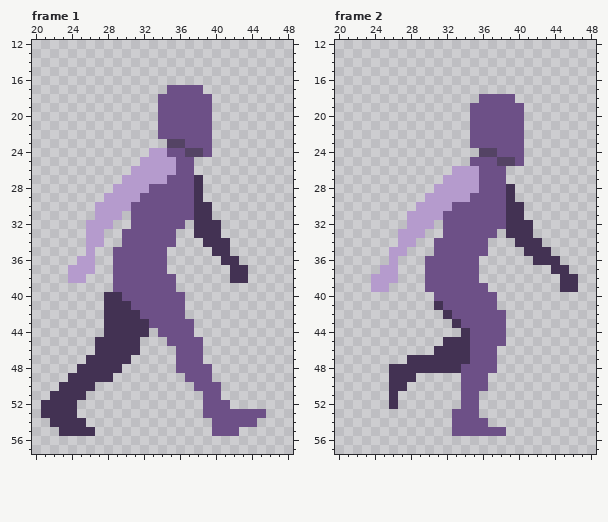
A pixel-art file gets an edit: sprites/characters/rin/walk.ase. The picture above was drawn from the file before the commit.
64x64 pixels, 6 frames. Shown: frame 1: x 20..48, y 12..57; frame 2: x 20..48, y 12..57. The commit also changed other frames, which this record leaves out.
The same view after the edit:
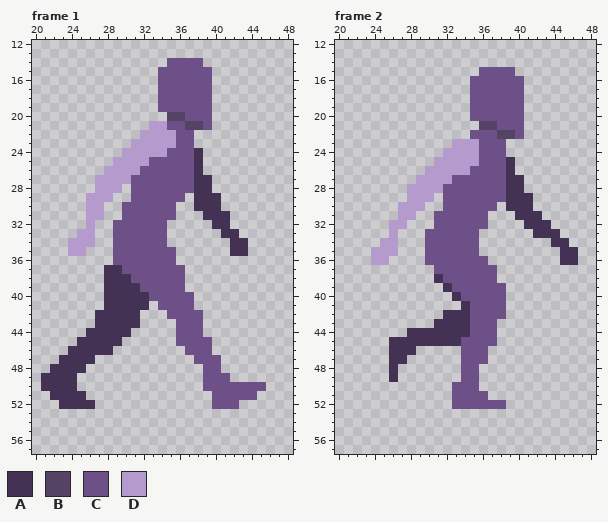
Palette (. is transparent): A #433253  B #544364  C #6d5087  D #b59bcd
Edits made:
Frame 1:
y 14: x 35..38 .... -> CCCC
y 15..16: x 34..39 ...... -> CCCCCC
y 17: x 34 . -> C; x 39 . -> C
y 20: x 34..36 CCC -> .BB
y 21: x 33..34 .C -> DD; x 37..38 CC -> BB
y 22: x 32..35 ..CC -> DDDD; x 38..39 CC -> ..
y 23: x 31..36 ....BB -> DDDDDC; x 38..39 CC -> ..
y 24: x 30..32 ... -> DDD; x 37..39 BBC -> CA.
y 25: x 29..31 ... -> DDD; x 33..35 DDD -> CCC; x 38 . -> A
y 26: x 28..30 ... -> DDD; x 32..35 DDDD -> CCCC; x 38 . -> A
y 27: x 27..29 ... -> DDD; x 31..34 DDDD -> CCCC; x 39 . -> A
y 28: x 27..28 .. -> DD; x 30..32 DDD -> .CC; x 39 . -> A
y 29: x 26..27 .. -> DD; x 29..31 DDD -> ..C; x 37 C -> .; x 39..40 .. -> AA
y 30: x 26 . -> D; x 28..30 DDD -> ..C; x 36..37 CC -> ..; x 40 . -> A
y 31: x 26 . -> D; x 28..30 DD. -> ..C; x 36..38 CCA -> ...; x 40..41 .. -> AA
y 32: x 27..30 DD.. -> ..CC; x 35..36 CC -> ..; x 38..39 AA -> ..; x 41 . -> A
y 33: x 25 . -> D; x 27 D -> .; x 29 . -> C; x 35 C -> .; x 38..42 AAA.. -> ...AA
y 34: x 24..25 .. -> DD; x 27 D -> .; x 29 . -> C; x 35 C -> .; x 39..43 AAA.. -> ...AA
y 35: x 24..26 ..D -> DD.; x 35 . -> C; x 40..43 AA.. -> ..AA
y 36: x 25..26 DD -> ..; x 35 . -> C; x 41..42 AA -> ..
y 37: x 24..26 DDD -> ...; x 28..29 .C -> AA; x 35..36 .. -> CC; x 42..43 AA -> ..
y 38: x 24..25 DD -> ..; x 28..30 .CC -> AAA; x 36 . -> C; x 42..43 AA -> ..
y 39: x 28..31 .CCC -> AAAA; x 36 . -> C
y 40: x 30..32 CCC -> AAA; x 37 . -> C
y 41: x 31..33 CCC -> AA.; x 37 . -> C
y 42: x 27 . -> A; x 32..34 CCC -> ...; x 37..38 .. -> CC
y 43: x 27 . -> A; x 32..35 ACCC -> ....; x 38 . -> C
y 44: x 26..27 .. -> AA; x 31..32 AA -> ..; x 34..35 CC -> ..; x 38 . -> C
y 45: x 25..26 .. -> AA; x 30..31 AA -> ..; x 35 C -> .; x 39 . -> C
y 46: x 24..26 ... -> AAA; x 29..31 AAA -> ...; x 36 C -> .; x 39 . -> C
y 47: x 23..25 ... -> AAA; x 27..30 AAAA -> ....; x 36..37 CC -> ..; x 39..40 .. -> CC
y 48: x 22..24 ... -> AAA; x 26..29 AAAA -> ....; x 36..38 CCC -> ...; x 40 . -> C
y 49: x 21..23 ... -> AAA; x 25..28 AAAA -> ....; x 37..38 CC -> ..; x 40..41 .. -> CC
y 50: x 21..22 .. -> AA; x 25..26 AA -> ..; x 38 C -> .; x 41..45 ..... -> CCCCC
y 51: x 39 C -> .; x 41..44 .... -> CCCC
y 52: x 21..22 AA -> ..; x 25..26 .. -> AA; x 39 C -> .; x 42 . -> C
y 53: x 21..24 AAAA -> ....; x 39..45 CCCCCCC -> .......
y 54: x 22..25 AAAA -> ....; x 40..44 CCCCC -> .....
y 55: x 23..26 AAAA -> ....; x 40..42 CCC -> ...
Frame 2:
y 15: x 36..39 .... -> CCCC
y 16..17: x 35..40 ...... -> CCCCCC
y 18: x 35 . -> C; x 40 . -> C
y 21: x 35..37 CCC -> .BB
y 22: x 38..39 CC -> BB
y 23: x 33..35 ..C -> DDD; x 39..40 CC -> ..
y 24: x 32..37 ....BB -> DDDDCC; x 39..40 CC -> ..
y 25: x 31..35 ....C -> DDDDD; x 38..40 BBC -> CA.
y 26: x 30..32 ... -> DDD; x 35 D -> C; x 39 . -> A
y 27: x 29..31 ... -> DDD; x 33..35 DDD -> CCC; x 39..40 .. -> AA
y 28: x 28..30 ... -> DDD; x 32..35 DDDD -> CCCC; x 40 . -> A
y 29: x 28..29 .. -> DD; x 31..34 DDDD -> .CCC; x 40..41 .. -> AA
y 30: x 27..28 .. -> DD; x 30..32 DDD -> ..C; x 38 C -> .; x 41 . -> A
y 31: x 27 . -> D; x 29..31 DDD -> ..C; x 37..39 CCA -> ...; x 41..42 .. -> AA
y 32: x 26..31 ..DDD. -> DD...C; x 37..40 CCAA -> ....; x 42..43 .. -> AA
y 33: x 26..31 .DDD.. -> D...CC; x 36..37 CC -> ..; x 39..44 AAA... -> ...AAA
y 34: x 25..28 ..DD -> DD..; x 30 . -> C; x 36 C -> .; x 40..42 AAA -> ...; x 44..45 .. -> AA
y 35: x 24..25 .. -> DD; x 27 D -> .; x 30 . -> C; x 36 C -> .; x 41..43 AAA -> ...; x 45..46 .. -> AA
y 36: x 24..26 ..D -> DD.; x 36 . -> C; x 42..46 AAA.. -> ...AA
y 37: x 25..26 DD -> ..; x 30 C -> .; x 36..37 .. -> CC; x 44..45 AA -> ..
y 38: x 24..26 DDD -> ...; x 30..31 CC -> .A; x 36..37 .. -> CC; x 45..46 AA -> ..
y 39: x 24..25 DD -> ..; x 30..32 CCC -> ..A; x 37..38 .. -> CC; x 45..46 AA -> ..
y 40: x 31..33 CCC -> ..A; x 38 . -> C
y 41: x 31..34 ACCC -> ...A; x 38 . -> C
y 42: x 33..34 CC -> AA
y 43: x 31..32 .. -> AA; x 34 C -> A; x 38 C -> .
y 44: x 28..33 ...... -> AAAAAA; x 38 C -> .
y 45: x 26..31 ...... -> AAAAAA; x 34 A -> C; x 38 C -> .
y 46: x 26..28 ... -> AAA; x 31..34 AAAA -> ...C; x 37 C -> .
y 47: x 26..34 ..AAAAAAA -> AA......C; x 37 C -> .
y 48: x 27..33 AAAAAAA -> .......; x 36..37 CC -> ..
y 49: x 27..28 AA -> ..; x 36 C -> .
y 50: x 26..27 AA -> ..; x 33 . -> C; x 36 C -> .
y 51: x 26 A -> .; x 33 . -> C; x 36 . -> C
y 52: x 26 A -> .; x 33 . -> C; x 36..38 ... -> CCC
y 53: x 33..35 CCC -> ...
y 54: x 33..36 CCCC -> ....
y 55: x 33..38 CCCCCC -> ......
